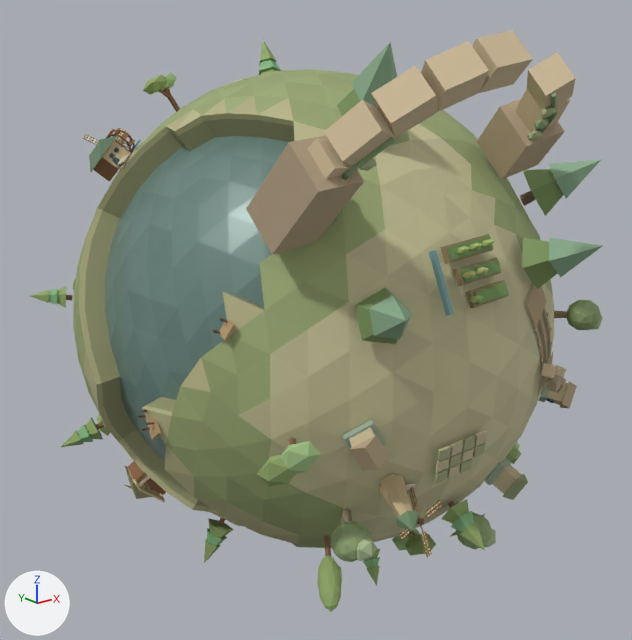
What one commit did to the glTF model apps/web/public/assets/blender/v1/s7/earth.glb.
Camera for both pictures: a 50 mm camera at (-2.33, -2.94, 1.13) aimed at (0.02, 0.0, -0.05). Every picture has the same lights, and +X, +Y and +Z are marked at lower left. The picture after the commit comes second. Where no turn or scale is listed for an object, it has been applied to the vertices. Vertices at exactly the same position are counted once.

Names of what the first picture shows: 'Activity_cargo-cycle_road • modeled surfaces', 'Activity_cutter_stops • modeled surfaces', 'Structures • modeled surfaces', 'Terrain • modeled surfaces'.
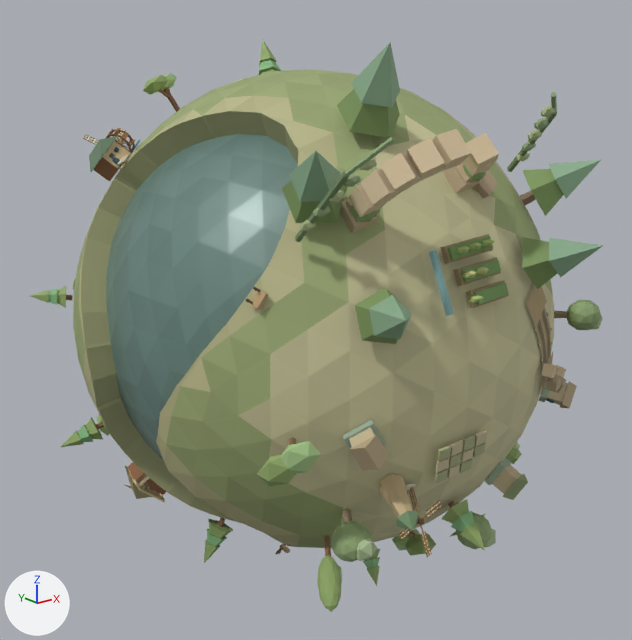
What differs and where, as boxes [x1, y1, x2, y2] in the pictures (632 x 640 px; the box of a moved part takes in the faces that stretch with it):
'Structures • modeled surfaces', reshaped
    before: [30, 30, 603, 612]
    after: [30, 40, 603, 612]
'Activity_cutter_stops • modeled surfaces', reshaped (53% narrower, 119% taller)
    before: [138, 318, 235, 440]
    after: [246, 287, 291, 555]
part 1 of me_activity_cutter_stops_001, moved or reshaped
    before: [222, 323, 235, 341]
    after: [250, 289, 263, 304]
part 2 of me_activity_cutter_stops_001, moved or reshaped
    before: [220, 321, 232, 337]
    after: [252, 290, 264, 306]
part 3 of me_activity_cutter_stops_001, deleted
    before: [138, 319, 230, 440]
part 4 of me_activity_cutter_stops_001, added
    after: [279, 544, 291, 553]
part 5 of me_activity_cutter_stops_001, added
    after: [254, 292, 268, 309]
part 6 of me_structures_001, moved or reshaped
    before: [477, 99, 565, 180]
    after: [442, 166, 482, 193]
part 7 of me_structures_001, moved or reshaped
    before: [472, 30, 533, 93]
    after: [432, 129, 471, 170]
part 8 of me_structures_001, moved or reshaped (not visible before)
    after: [474, 171, 498, 198]
part 9 of me_structures_001, moved or reshaped (not visible afterwards)
    before: [515, 89, 570, 132]
part 10 of me_structures_001, moved or reshaped (not visible before)
    after: [349, 205, 380, 222]
part 11 of me_structures_001, moved or reshaped (not visible before)
    after: [463, 165, 486, 182]
part 12 of me_structures_001, deleted (beige)
    before: [246, 41, 576, 255]
part 13 of me_structures_001, added (beige)
    after: [340, 133, 499, 233]
part 14 of me_terrain_001, moved or reshaped (mostly hidden)
    before: [450, 115, 510, 183]
    after: [449, 114, 538, 231]
part 15 of me_terrain_001, moved or reshaped
    before: [79, 96, 326, 547]
    after: [79, 96, 338, 547]
part 16 of me_terrain_001, recoloured
    before: [79, 242, 293, 544]
    after: [79, 185, 539, 501]

The change, as a list of edits to the scene's bpy script:
```text
Change me_activity_cutter_stops_001:
    remove me_activity_cutter_stops_001.from_pydata(...)  # 216 vertices, 348 faces; spans x -1.008..-0.737, y -0.614..-0.224, z -0.24..0.267
    add me_activity_cutter_stops_001.from_pydata(...)  # 142 vertices, 232 faces; spans x -0.789..-0.389, y -0.677..-0.365, z -0.868..0.374
    me_activity_cutter_stops_001 part 1: the loose piece of 8 vertices spanning x -0.85..-0.812, y -0.614..-0.581, z 0.191..0.25 is multiplied about its middle by the matrix ((0.982, -0.095, 0.095), (0.09, 0.985, 0.054), (-0.099, -0.045, 0.985)), then moved by (0.088, -0.041, 0.112)
    me_activity_cutter_stops_001 part 2: the loose piece of 8 vertices spanning x -0.849..-0.812, y -0.6..-0.567, z 0.195..0.254 is multiplied about its middle by the matrix ((0.986, -0.1, 0.091), (0.095, 0.989, 0.055), (-0.096, -0.046, 0.989)), then moved by (0.087, -0.067, 0.105)
    me_activity_cutter_stops_001 part 3: 15 loose pieces with 152 vertices, spanning x -1.008..-0.757, y -0.586..-0.224, z -0.24..0.258, are deleted
    me_activity_cutter_stops_001 part 4: 24 vertices added at x -0.49..-0.443, y -0.436..-0.365, z -0.868..-0.806
    me_activity_cutter_stops_001 part 5: 8 vertices added at x -0.764..-0.723, y -0.677..-0.65, z 0.298..0.355
    other edits to the shape of me_activity_cutter_stops_001 do not show in these pictures
Change me_structures_001:
    remove me_structures_001.from_pydata(...)  # 4521 vertices, 7536 faces; spans x -1.09..1.18, y -1.26..1.25, z -1.17..1.17
    add me_structures_001.from_pydata(...)  # 4504 vertices, 7500 faces; spans x -1.09..1.18, y -1.22..1.25, z -1.17..1.16
    me_structures_001 part 6: the loose piece of 8 vertices spanning x 0.2..0.45, y -0.98..-0.67, z 0.65..0.96 is multiplied about its middle by the matrix ((0.479, -0.124, 0.099), (0.127, 0.489, -0.004), (-0.095, 0.029, 0.495)), then moved by (-0.3, 0.03, -0.14)
    me_structures_001 part 7: the loose piece of 8 vertices spanning x -0.33..-0.17, y -1.26..-1.09, z 0.99..1.17 is multiplied about its middle by the matrix ((0.661, 0.007, -0.028), (-0.009, 0.661, -0.042), (0.028, 0.043, 0.66)), then moved by (0.0, 0.17, -0.27)
    me_structures_001 part 8: the loose piece of 8 vertices spanning x 0.25..0.39, y -0.94..-0.75, z 0.73..0.92 is multiplied about its middle by the matrix ((-0.044, -0.56, 0.096), (0.466, 0.019, 0.328), (-0.326, 0.104, 0.456)), then moved by (-0.19, 0.03, -0.18)
    me_structures_001 part 9: the loose piece of 8 vertices spanning x 0.19..0.36, y -1.06..-0.85, z 0.82..1.03 is multiplied about its middle by the matrix ((-0.288, -0.215, 0.317), (0.289, 0.138, 0.356), (-0.251, 0.405, 0.046)), then moved by (-0.2, 0.21, -0.19)
    me_structures_001 part 10: the loose piece of 12 vertices spanning x 0.83..0.92, y 0.48..0.6, z 0.5..0.62 is multiplied about its middle by the matrix ((0.202, -0.504, -0.471), (-0.538, 0.192, -0.436), (0.432, 0.475, -0.324)), then moved by (-1.32, -1.37, 0.06)
    me_structures_001 part 11: the loose piece of 12 vertices spanning x 0.88..0.98, y 0.44..0.56, z 0.45..0.58 is multiplied about its middle by the matrix ((0.473, -0.399, -0.369), (-0.41, 0.059, -0.589), (0.356, 0.597, -0.188)), then moved by (-0.9, -1.37, 0.2)
    me_structures_001 part 12: 9 loose pieces with 90 vertices, spanning x -0.77..0.93, y -1.24..0.55, z 0.46..1.14, are deleted
    me_structures_001 part 13: 72 vertices added at x -0.49..0.07, y -1.05..-0.68, z 0.51..0.85
    other edits to the shape of me_structures_001 do not show in these pictures
Change me_terrain_001:
    remove me_terrain_001.from_pydata(...)  # 836 vertices, 1668 faces; spans x -1.01..1.01, y -1.06..1.05, z -1.03..1.03
    add me_terrain_001.from_pydata(...)  # 996 vertices, 1988 faces; spans x -1.01..1.01, y -1.06..1.05, z -1.03..1.03
    me_terrain_001 part 14: 18 vertices moved from x 0.35..0.87, y -0.76..0.46, z -0.89..0.85 to x 0.35..0.86, y -0.73..0.49, z -0.89..0.85; 90 vertices removed from x 0.27..1.01, y -0.7..0.57, z -0.96..0.96; 170 vertices added at x 0.3..1.01, y -0.72..0.57, z -0.97..0.96
    me_terrain_001 part 15: 21 vertices moved from x -0.97..-0.24, y -0.49..0.38, z -0.97..0.37 to x -0.96..-0.3, y -0.45..0.4, z -0.97..0.5; 65 vertices removed from x -1.01..-0.22, y -0.65..0.45, z -0.96..0.89; 145 vertices added at x -1.01..-0.27, y -0.63..0.39, z -0.97..0.89
    me_terrain_001 part 16: 17 kept faces spanning x -0.99..0.87, y -0.78..0.49, z -0.99..0.6 get new vertex colours; the middle colour goes from beige #b8b689 to beige #b4b286
```
